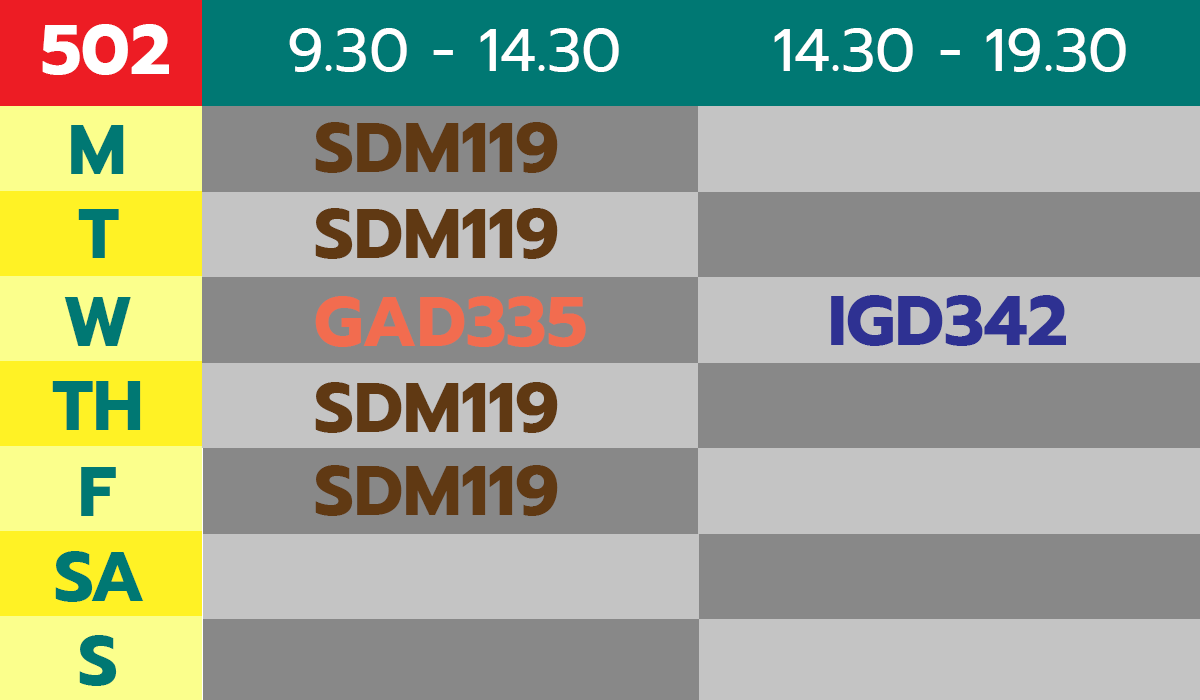
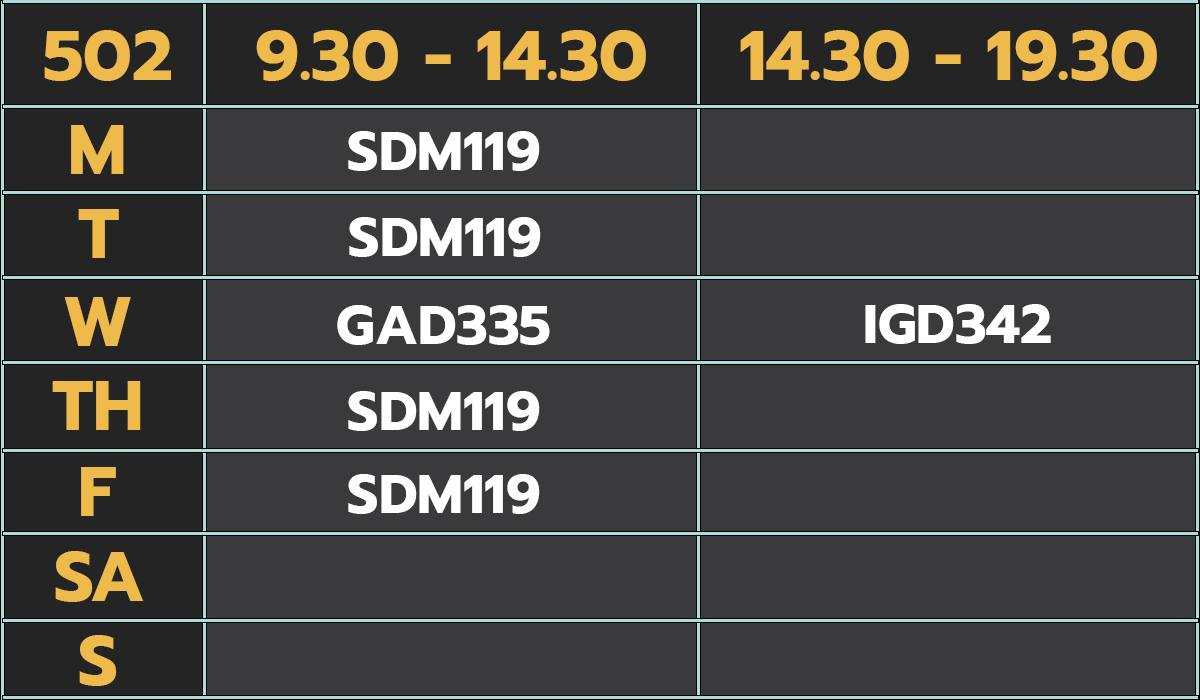
Layers edited between the first and the second w=1200, h=700 image:
painted on "14.30 - 19.30" over [740, 28, 1157, 81]
painted on "9.30 - 14.30" over [256, 28, 646, 81]
painted on "Rectangle 3" over [0, 0, 202, 106]
painted on "Rectangle 2 copy 6" over [0, 531, 202, 616]
painted on "Rectangle 2 copy 5" over [0, 446, 202, 531]
painted on "Rectangle 2 copy 4" over [0, 361, 202, 446]
painted on "Rectangle 2 copy 3" over [0, 276, 202, 361]
painted on "Rectangle 2 copy 2" over [0, 191, 202, 276]
painted on "Rectangle 2 copy" over [0, 106, 202, 191]
painted on "Rectangle 1" over [202, 0, 1200, 106]
painted on "Rectangle 2 copy 15" (1st of 2) over [203, 534, 699, 619]
painted on "Rectangle 2 copy 11" (1st of 2) over [699, 619, 1200, 700]
painted on "Rectangle 2 copy 11" (2nd of 2) over [203, 615, 700, 700]
painted on "Rectangle 2 copy 10" (1st of 2) over [698, 448, 1200, 534]
painted on "Rectangle 2 copy 15" (2nd of 2) over [698, 534, 1200, 619]
painted on "Rectangle 2 copy 10" (2nd of 2) over [203, 448, 700, 534]
painted on "Rectangle 2 copy 14" (1st of 2) over [202, 363, 698, 448]
painted on "Rectangle 2 copy 9" (1st of 2) over [698, 277, 1200, 363]
painted on "Rectangle 2 copy 14" (2nd of 2) over [698, 363, 1200, 448]
painted on "Rectangle 2 copy 9" (2nd of 2) over [202, 277, 699, 363]
painted on "Rectangle 2 copy 12" over [202, 192, 698, 277]
painted on "Rectangle 2 copy 8" over [698, 106, 1200, 192]
painted on "Rectangle 2 copy 13" over [698, 192, 1200, 277]
painted on "Rectangle 2" over [202, 106, 699, 192]
…and 28 more changes (13 added, 15 painted, 6 renamed, 1 stack)
